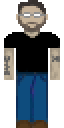
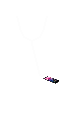
Revision of a layered 64×128 image; what changed, layer by layer:
added layer "earphones" above "left arm" over [16, 16, 59, 84]
hid "left arm" over [4, 48, 14, 80]
hid "Right arm" over [50, 48, 60, 80]
hid "Body" over [4, 0, 60, 104]
hid "Left Leg" over [16, 104, 32, 128]
hid "Right Leg" over [32, 104, 48, 128]
